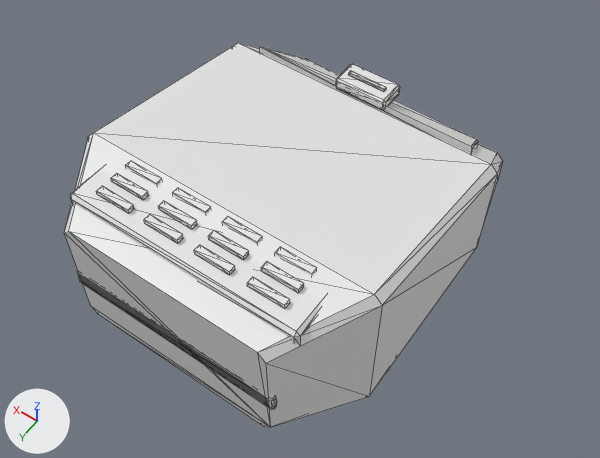
Renders of the glTF model assets/source/units/directorate/sources/main_battle_tank/kit/hull.gltf from each side of a commit.
Both versions are drawn from a camera (50 mm lens) standing at (-0.688, 0.958, 1.294) and looking at (-0.04, 0.05, -0.133). Arrows for +X, +Y and +Z are at lower left; the lights stay in place. The older version comes first. Mesh edges are drawn as thin lines. Vertices at exactly the same position are counted once.

The first picture shows 'hull'.
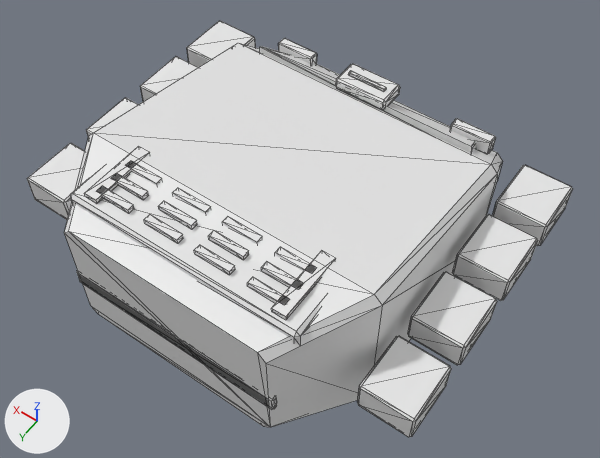
What differs and where, as boxes (x1, y1, x2, y2) in the pictures (600 x 458 px):
```json
{"object": "hull", "change": "reshaped", "before": [64, 43, 503, 427], "after": [27, 21, 573, 437], "on screen": "24% wider, 8% taller"}
{"part": 1, "of": "me_hull", "change": "added", "after": [271, 250, 336, 320]}
{"part": 2, "of": "me_hull", "change": "added", "after": [84, 146, 150, 204]}
{"part": 3, "of": "me_hull", "change": "added", "after": [27, 21, 573, 437]}
```

Edits to the scene script, one JSON object a line:
```json
{"block": "me_hull", "where": "# used by ob_hull; location = (0.0, 0.0, 0.0)"}
{"op": "remove", "block": "me_hull", "code": "me_hull.from_pydata(...)  # 240 vertices, 408 faces; spans x -0.35..0.35, y -0.41..0.43, z -0.28..0.1"}
{"op": "add", "block": "me_hull", "code": "me_hull.from_pydata(...)  # 496 vertices, 872 faces; spans x -0.486..0.486, y -0.41..0.43, z -0.28..0.1"}
{"block": "me_hull", "change": "me_hull part 1: a new loose piece, a box spanning x -0.235..-0.205, y 0.215..0.365, z 0.089..0.1"}
{"block": "me_hull", "change": "me_hull part 2: a new loose piece, a box spanning x 0.205..0.235, y 0.215..0.365, z 0.089..0.1"}
{"block": "me_hull", "change": "me_hull part 3"}
{"block": "me_hull", "change": "96 vertices are added at x -0.482..0.373, y -0.345..0.332, z -0.125..-0.025"}
{"block": "me_hull", "change": "64 new vertices lie (0.109, 0.0, 0.0) away from vertices in x -0.482..0.373, y -0.332..0.332, z -0.125..-0.052"}
{"block": "me_hull", "change": "16 new vertices lie (-0.004, 0.0, 0.004) away from vertices in x -0.482..0.373, y -0.328..0.328, z -0.125"}
{"block": "me_hull", "change": "16 new vertices lie (0.0, 0.0, 0.065) away from vertices in x -0.486..0.369, y -0.328..0.328, z -0.121"}
{"block": "me_hull", "change": "16 new vertices lie (0.004, 0.0, 0.004) away from vertices in x -0.373..0.482, y -0.328..0.328, z -0.125"}
{"block": "me_hull", "change": "16 new vertices lie (0.0, 0.0, 0.065) away from vertices in x -0.369..0.486, y -0.328..0.328, z -0.121"}
{"block": "me_hull", "change": "16 new vertices lie (0.094, 0.0, 0.0) away from vertices in x -0.287..0.193, y -0.345..-0.318, z -0.065..-0.025"}
{"block": "me_hull", "change": "440 new faces join them"}
```
